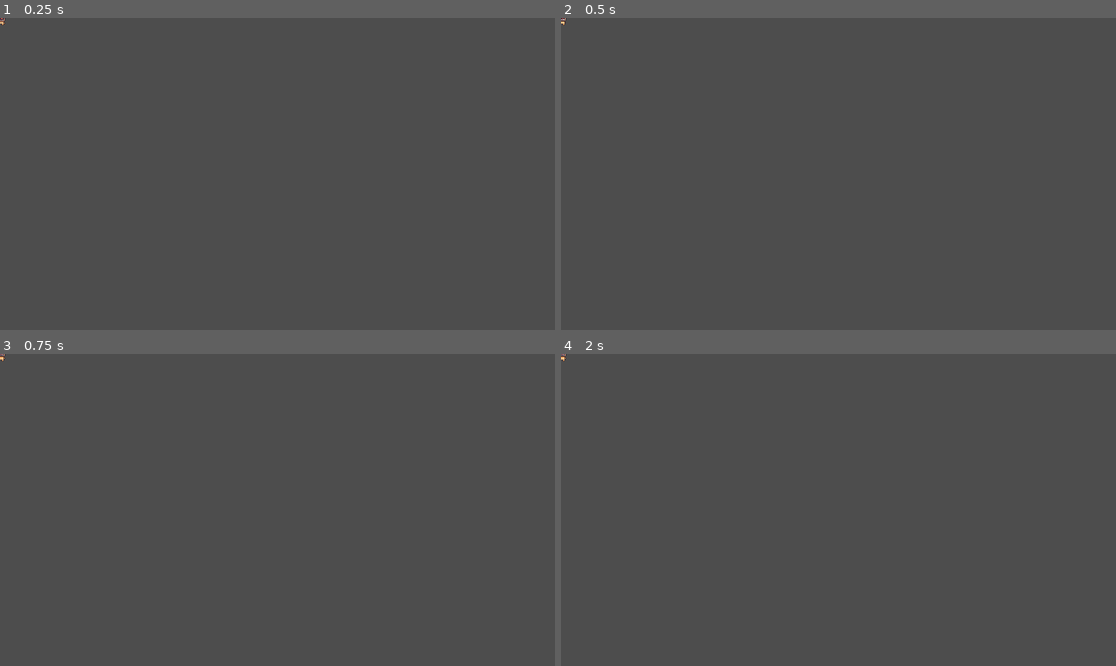
Above: before the commit, frames 1-4 (two rows, left to right).
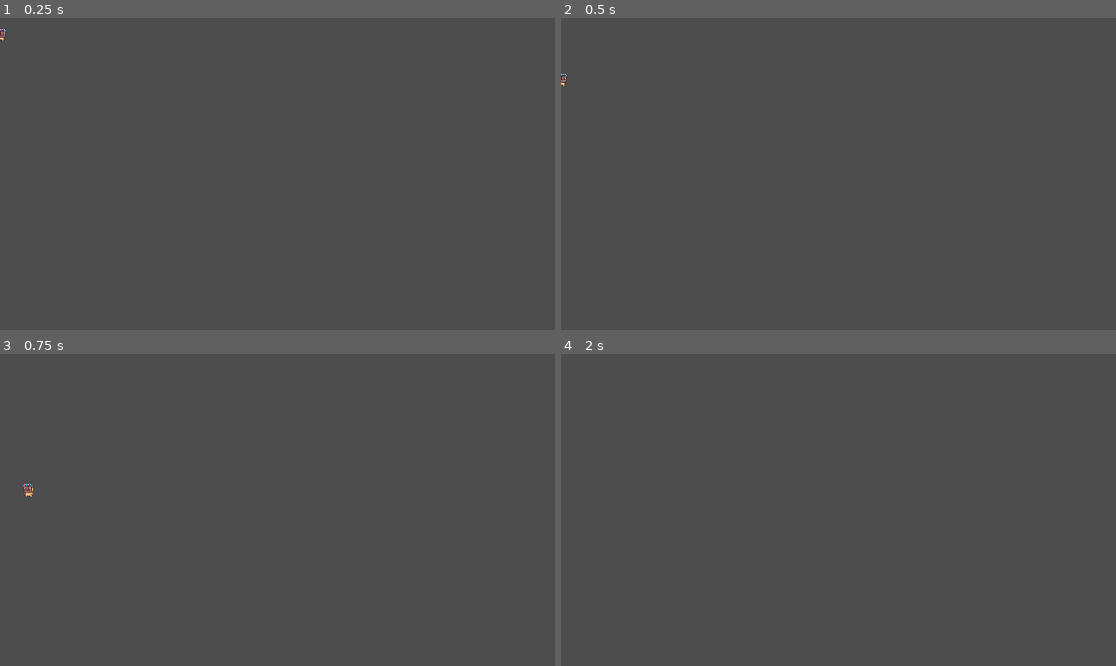
Above: after the commit, the same moments.

Repository: TaofeekS/shareMania
Game: Godot game, scene res://src/Player/Scene/player.tscn
Two runs of this game, one before a commit and one after it. Both use one fixed random seed, a clock stepped at 60 frames per second and the inputs below. The project has no main scene, so this scene is started directly.
Inputs:
- Up to frame 1 (0.25 s): no input
- Up to frame 2 (0.5 s): no input
- Up to frame 3 (0.75 s): tap Enter (ui_accept) at 0.5, 0.6 s; hold Right (ui_right) from 0.53 s (still down)
- Up to frame 4 (2 s): keep holding Right (ui_right); tap Enter (ui_accept) at 0.77, 1.07, 1.25, 1.35, 1.52, 1.82 s

The runs differ from the first frame. In frame 1, less than 0.1% of the frame differs, in the area x 0-2%, y 0-8%; in frame 2, less than 0.1%; in frame 3, less than 0.1%, in the area x 0-7%, y 0-46%; in frame 4, less than 0.1%.
Error after the commit: Cannot call method 'get' on a null value. (res://src/Player/Script/player.gd:11)

Commit message:
added script to player to move and play animation based on input

Diff:
--- a/Share Mania/src/Player/Scene/player.tscn
+++ b/Share Mania/src/Player/Scene/player.tscn
@@ -1,6 +1,7 @@
-[gd_scene load_steps=31 format=3 uid="uid://dudfwlo6oec2a"]
+[gd_scene load_steps=32 format=3 uid="uid://dudfwlo6oec2a"]
 
 [ext_resource type="Texture2D" uid="uid://doahjsiqr7v8f" path="res://assets/Free/Main Characters/Mask Dude/Idle (32x32).png" id="1_doj8e"]
+[ext_resource type="Script" path="res://src/Player/Script/player.gd" id="1_onhkh"]
 [ext_resource type="Texture2D" uid="uid://dcxso7qashjb" path="res://assets/Free/Main Characters/Mask Dude/Run (32x32).png" id="2_66rla"]
 [ext_resource type="Texture2D" uid="uid://rko0fue14hmj" path="res://assets/Free/Main Characters/Mask Dude/Jump (32x32).png" id="3_ja1on"]
 [ext_resource type="Texture2D" uid="uid://ck43yoe07fu58" path="res://assets/Free/Main Characters/Mask Dude/Fall (32x32).png" id="4_xhroa"]
@@ -352,6 +353,7 @@
 size = Vector2(19, 21)
 
 [node name="Player" type="CharacterBody2D"]
+script = ExtResource("1_onhkh")
 
 [node name="Sprite2D" type="Sprite2D" parent="."]
 texture_filter = 1
--- /dev/null
+++ b/Share Mania/src/Player/Script/player.gd
@@ -0,0 +1,50 @@
+extends CharacterBody2D
+
+
+const SPEED = 300.0
+const JUMP_VELOCITY = -400.0
+
+# Get the gravity from the project settings to be synced with RigidBody nodes.
+var gravity = ProjectSettings.get_setting("physics/2d/default_gravity")
+
+#get statemachine variable from animation tree
+var stateMachine = $AnimationTree.get("parameters/playback")
+
+func _physics_process(delta):
+	# Add the gravity.
+	if not is_on_floor():
+		velocity.y += gravity * delta
+
+	# Handle jump.
+	if Input.is_action_just_pressed("ui_accept") and is_on_floor():
+		velocity.y = JUMP_VELOCITY
+
+	# Get the input direction and handle the movement/deceleration.
+	# As good practice, you should replace UI actions with custom gameplay actions.
+	var direction = Input.get_axis("ui_left", "ui_right")
+
+	#setting sprite flip based on direction
+	if direction == 1:
+		$Sprite2D.flip_h = true
+	elif direction == -1:
+		$Sprite2D.flip_h = false
+
+
+	if direction:
+		velocity.x = direction * SPEED
+	else:
+		velocity.x = move_toward(velocity.x, 0, SPEED)
+	move_and_slide()
+
+	#this section controls the player movement
+	if is_on_floor():
+		if direction != 0:
+			stateMachine.travel("run")
+		else:
+			stateMachine.travel("idle")
+
+	else:
+		if velocity.y > 0:
+			stateMachine.travel("jump")
+		else:
+			stateMachine.travel("fall")
